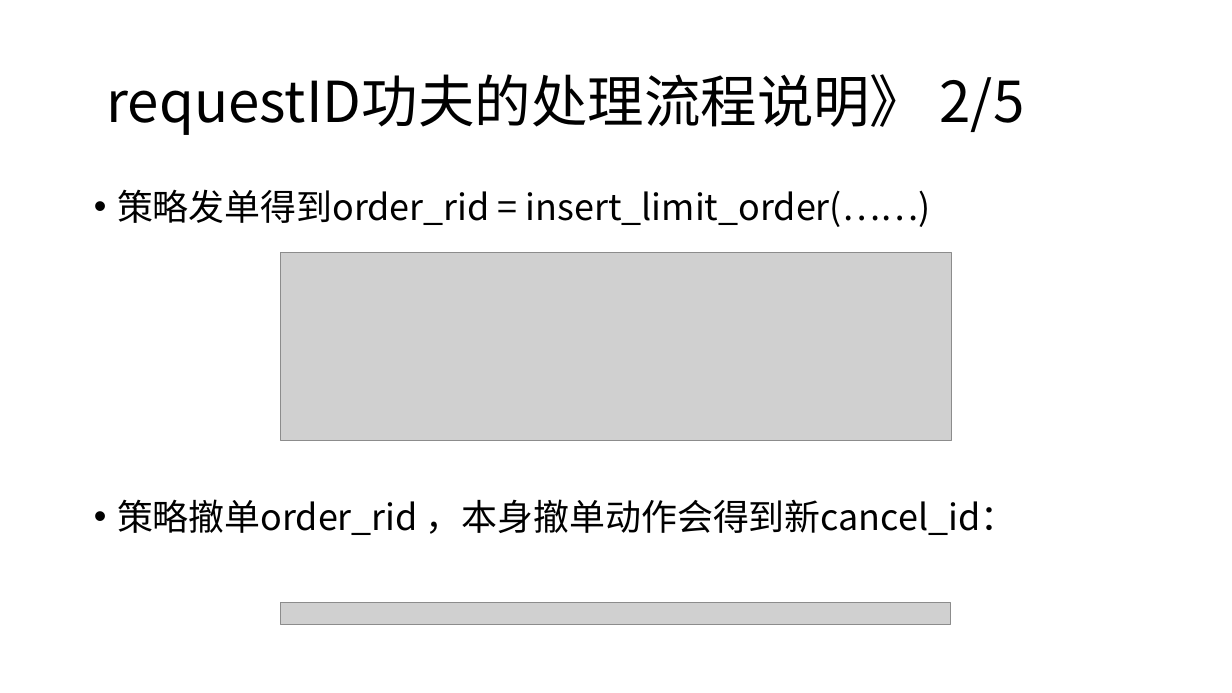
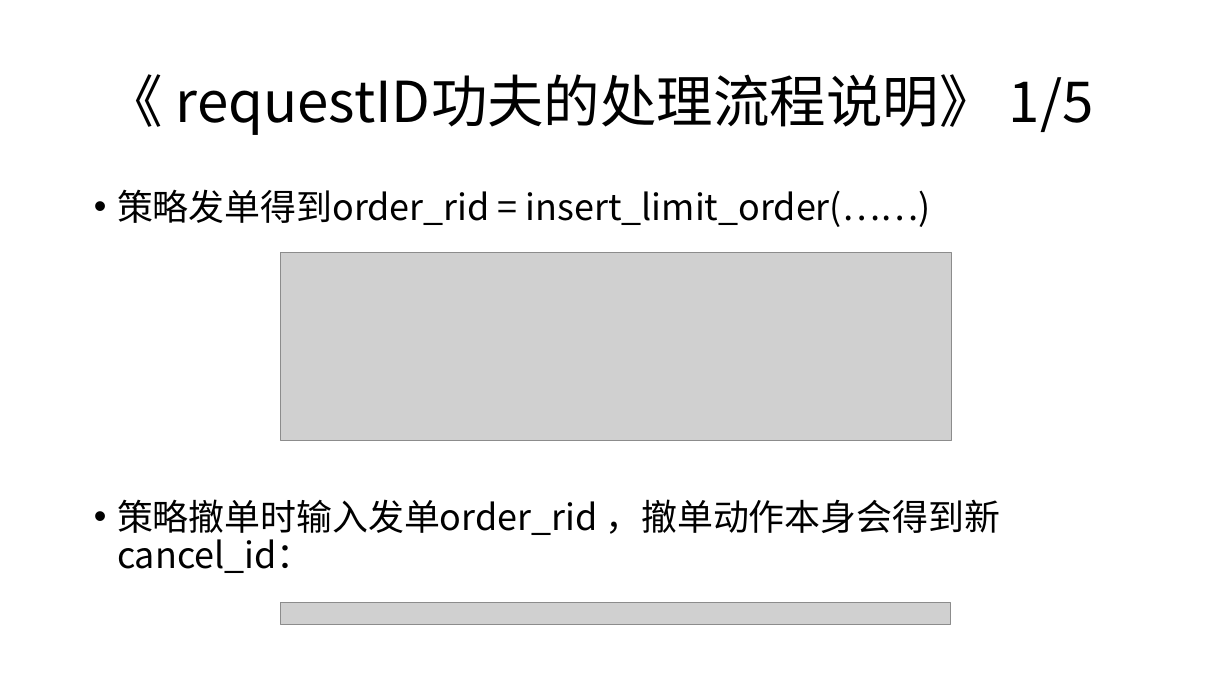
Before and after one commit to qingtiandalaoye/useful_doc, a slide deck: slide 13 of 虚拟货币跨交易所高频交易系统.pptx (slide 12 before the commit). Drawn at 1232x693 pixels with LibreOffice and Linux fonts; fonts in the diff are those of the drawing; grey boxes stand for pictures. Boxes give left, top, right and bottom in pixels: in the first picture for what was removed or moved away, otherwise in the second. Text is boxed around its words. In the diff, an @@ line names an element or a change of style, - is before the commit and + after.

```diff
--- a/虚拟货币跨交易所高频交易系统.pptx
+++ b/虚拟货币跨交易所高频交易系统.pptx
@@ title at <box>107,74,1094,135</box>: text changed @@
-requestID功夫的处理流程说明》 2/5
+《 requestID功夫的处理流程说明》 1/5
@@ text at <box>117,499,1000,573</box>: text changed @@
-• 策略撤单order_rid ，本身撤单动作会得到新cancel_id：
+• 策略撤单时输入发单order_rid ，撤单动作本身会得到新cancel_id：
```
Also in this commit, not shown: 26 other slides changed, 4 slides added, 1 slide removed.
